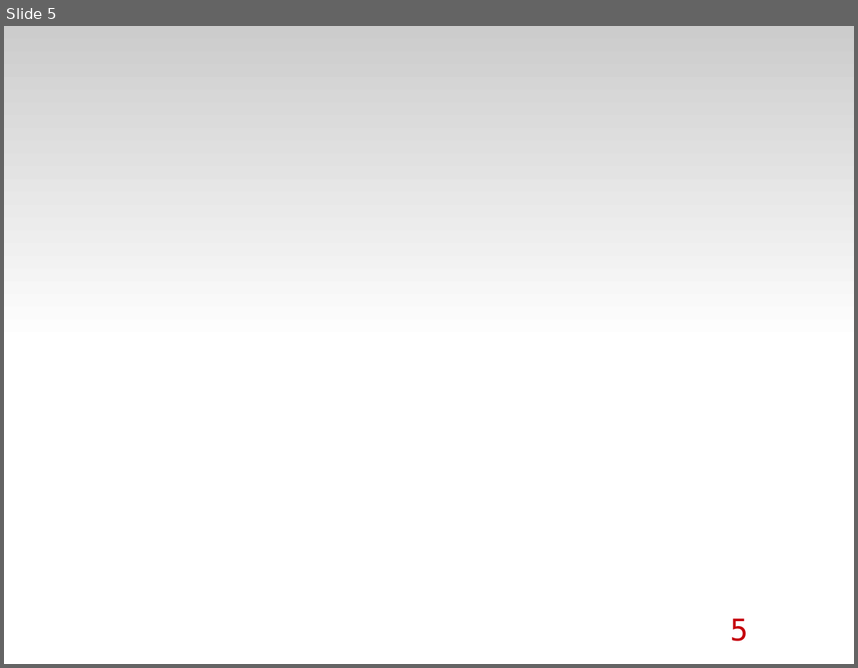
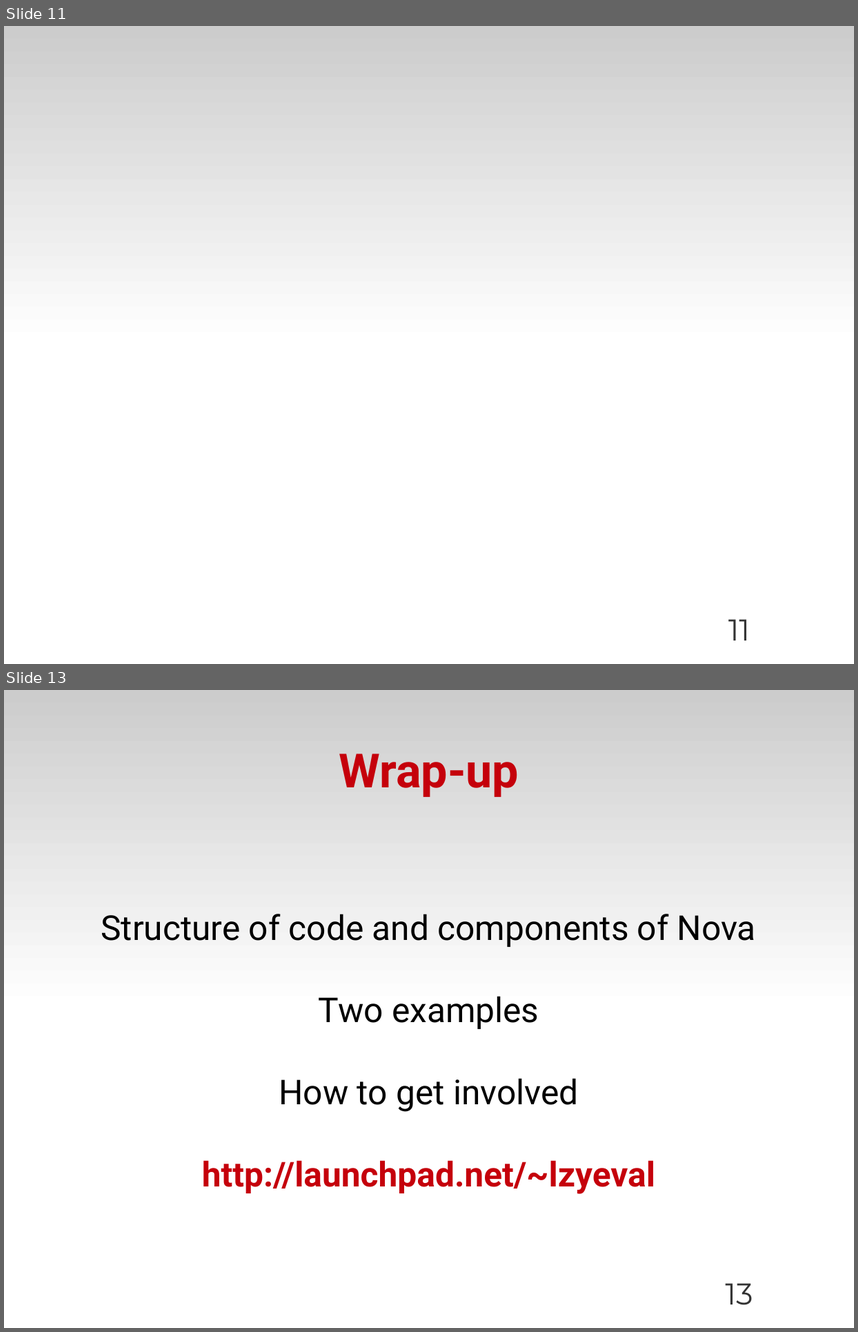
Before and after one commit to zyluo/talk-COSUG-2012, a slide deck: COSUG-2012.odp. Shown one above the other, each under a label of ours: slide 5 before the commit, slides 11 and 13 after it; the slides between them are not shown. The pictures are 858x668 and 858x1332 pixels, drawn with LibreOffice and Linux fonts; fonts in the diff are those of the drawing; background and template pictures are left out. Boxes give left, top, right and bottom in pixels: in the first picture for what was removed or moved away, otherwise in the second. Text is boxed around its words. In the diff, an @@ line names an element or a change of style, - is before the commit and + after.

Commit message:
add component structure

```diff
--- a/COSUG-2012.odp
+++ b/COSUG-2012.odp
@@ slide 13 added at [4,690,854,1328], background #FFFFFF; not listed: 1 template element that a slide beside it also shows @@
@@ title added at [339,753,519,797], 44 pt, text #C5000B, bold @@
+Wrap-up
@@ subtitle added at [101,914,756,1194], 32 pt, text #000000 @@
+Structure of code and components of Nova
+Two examples
+How to get involved
+http://launchpad.net/~lzyeval
@@ page number added at [725,1283,753,1305], 28 pt, text #333333 @@
+13
@@ what was slide 5 is now slide 11 @@
@@ page number at [728,619,750,640]: text changed; font DejaVu Sans Mono to Montserrat; text colour #C5000B to #333333 @@
-5
+11
```
Also in this commit, not shown: 2 slides changed, 8 other slides added, 6 slides removed.
